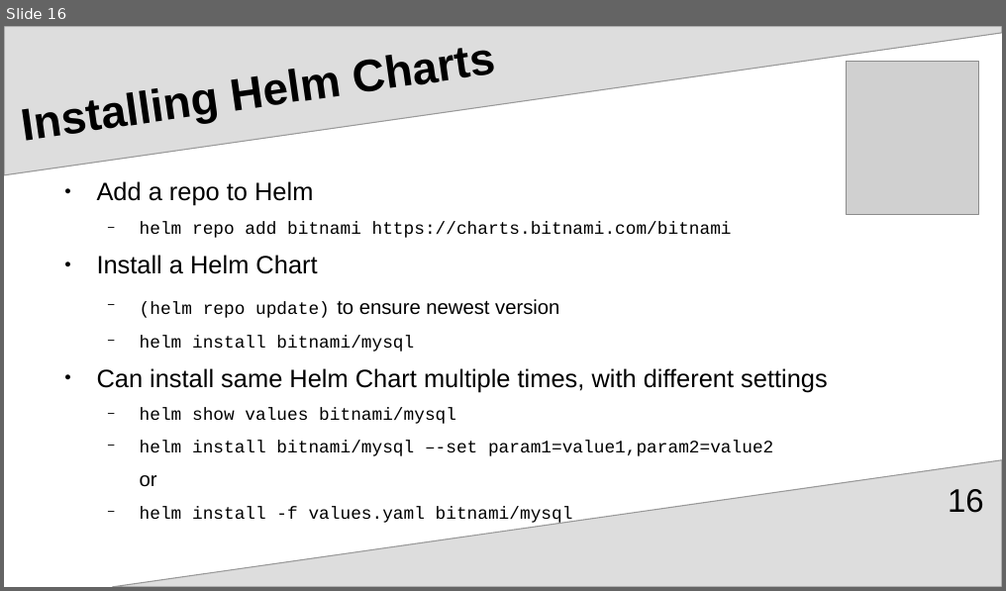
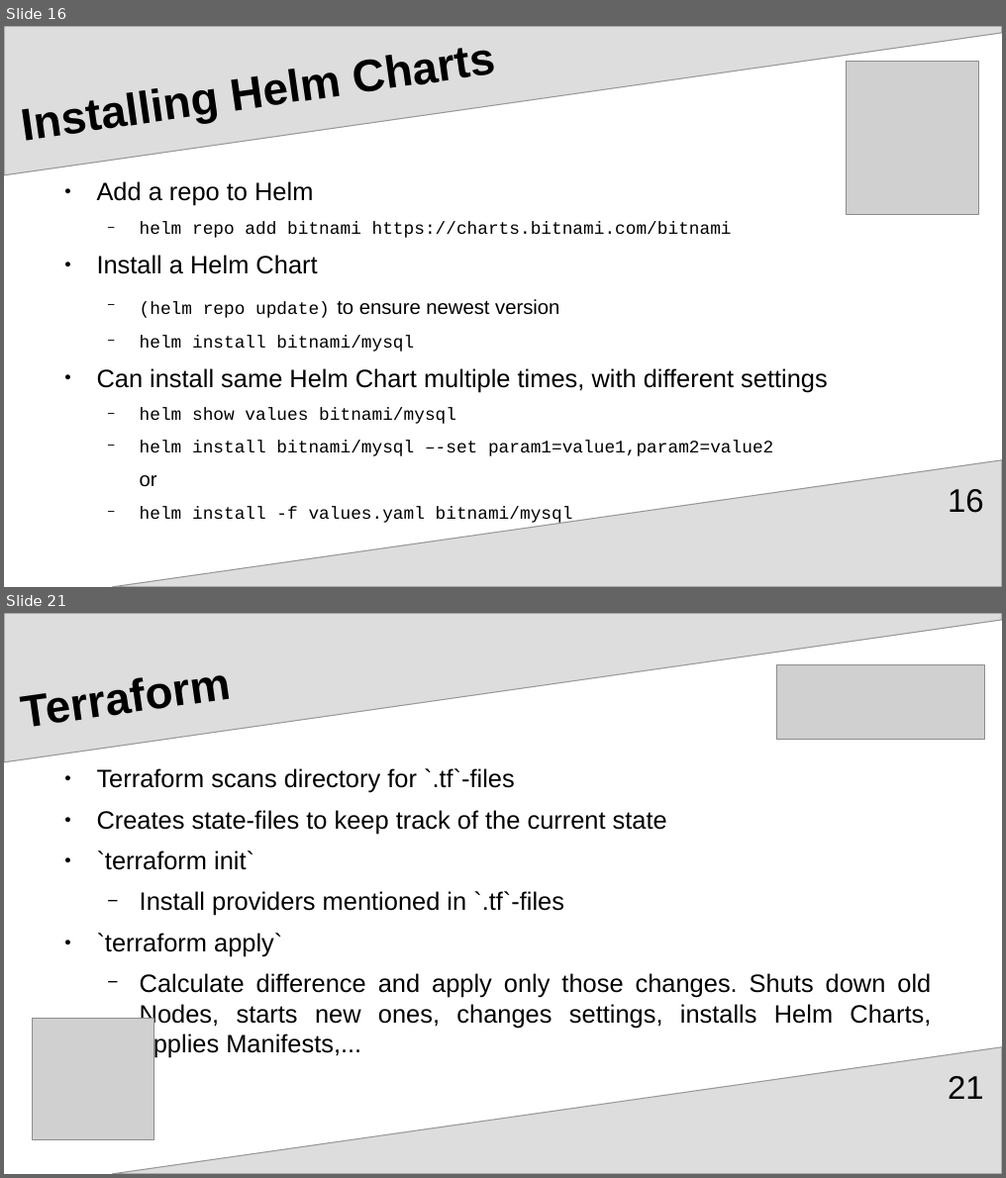
Before and after one commit to upart/cabinops, a slide deck: documentation/Introduction.odp. Shown one above the other, each under a label of ours: slide 16 before the commit, slides 16 and 21 after it; the slides between them are not shown. The pictures are 1006x591 and 1006x1178 pixels, drawn with LibreOffice and Linux fonts; fonts in the diff are those of the drawing; grey boxes stand for pictures. Boxes give left, top, right and bottom in pixels: in the first picture for what was removed or moved away, otherwise in the second. Text is boxed around its words. In the diff, an @@ line names an element or a change of style, - is before the commit and + after.

Commit message:
add slides on terraform

```diff
--- a/documentation/Introduction.odp
+++ b/documentation/Introduction.odp
@@ slide 21 added at bbox=[4, 613, 1002, 1174], background #FFFFFF; not listed: 2 template elements that a slide beside it also shows @@
@@ title added at bbox=[15, 613, 910, 756], 36 pt, text #000000, bold @@
+Terraform
@@ picture added at bbox=[777, 664, 986, 740] @@
@@ text added at bbox=[97, 768, 931, 1059], 20 pt, text #000000 @@
+● Terraform scans directory for `.tf`-files
+● Creates state-files to keep track of the current state
+● `terraform init`
+  − Install providers mentioned in `.tf`-files
+● `terraform apply`
+  − Calculate difference and apply only those changes. Shuts down old Nodes, starts new ones, changes settings, installs Helm Charts, applies Manifests,...
@@ picture added at bbox=[32, 1019, 153, 1140] @@
@@ page number added at bbox=[947, 1076, 984, 1099], 26 pt, text #000000 @@
+21
```
Also in this commit, not shown: 8 slides changed, 2 other slides added, 3 slides removed, 3 other files.
